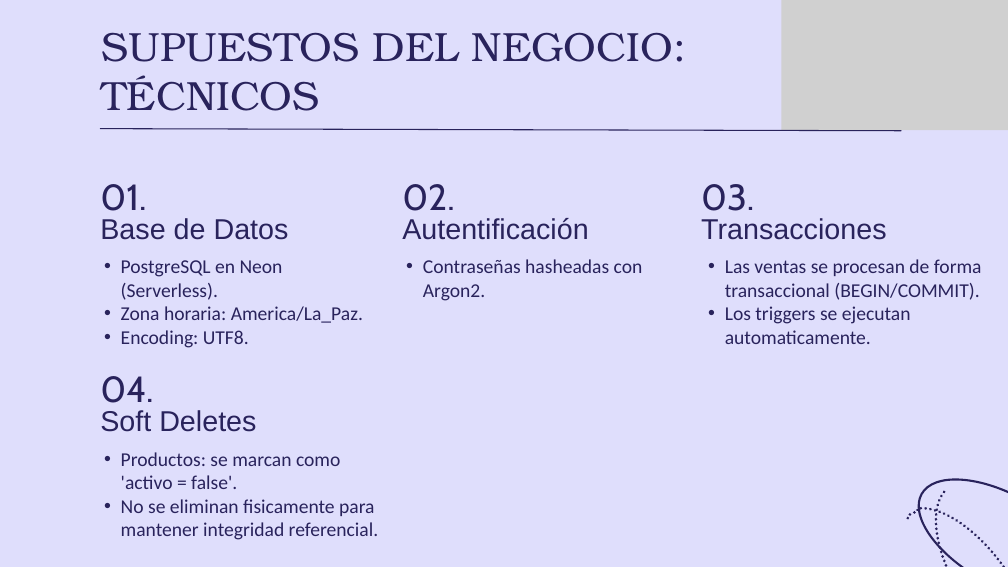
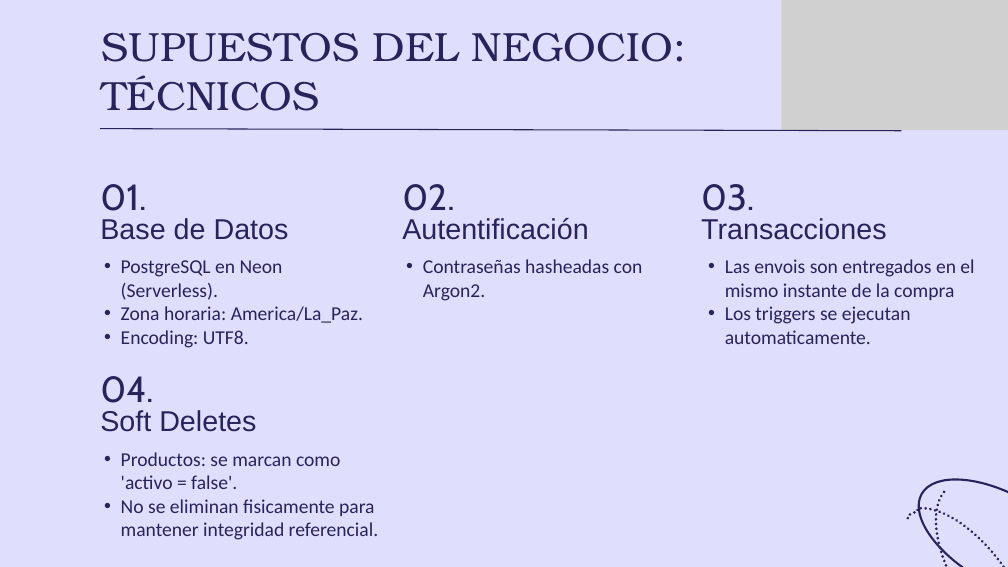
Before and after one commit to Duranzzz/TechsphereProject, a slide deck: slide 6 of docs/DiapositivaDB.pptx. Drawn at 1008x567 pixels with LibreOffice and Linux fonts; fonts in the diff are those of the drawing; grey boxes stand for pictures. Boxes give left, top, right and bottom in pixels: in the first picture for what was removed or moved away, otherwise in the second. Text is boxed around its words. In the diff, an @@ line names an element or a change of style, - is before the commit and + after.

Commit message:
Add: Diapositiva mejorada

```diff
--- a/docs/DiapositivaDB.pptx
+++ b/docs/DiapositivaDB.pptx
@@ text at [725, 259, 974, 300]: text changed @@
-  • Las ventas se procesan de forma transaccional (BEGIN/COMMIT).
+  • Las envois son entregados en el mismo instante de la compra
```
